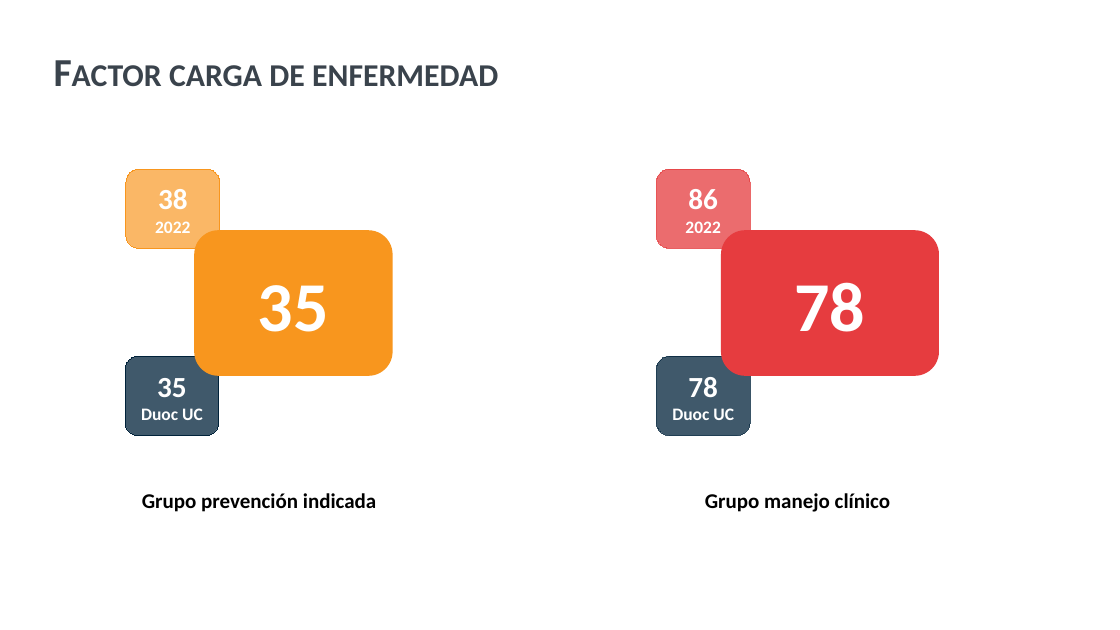
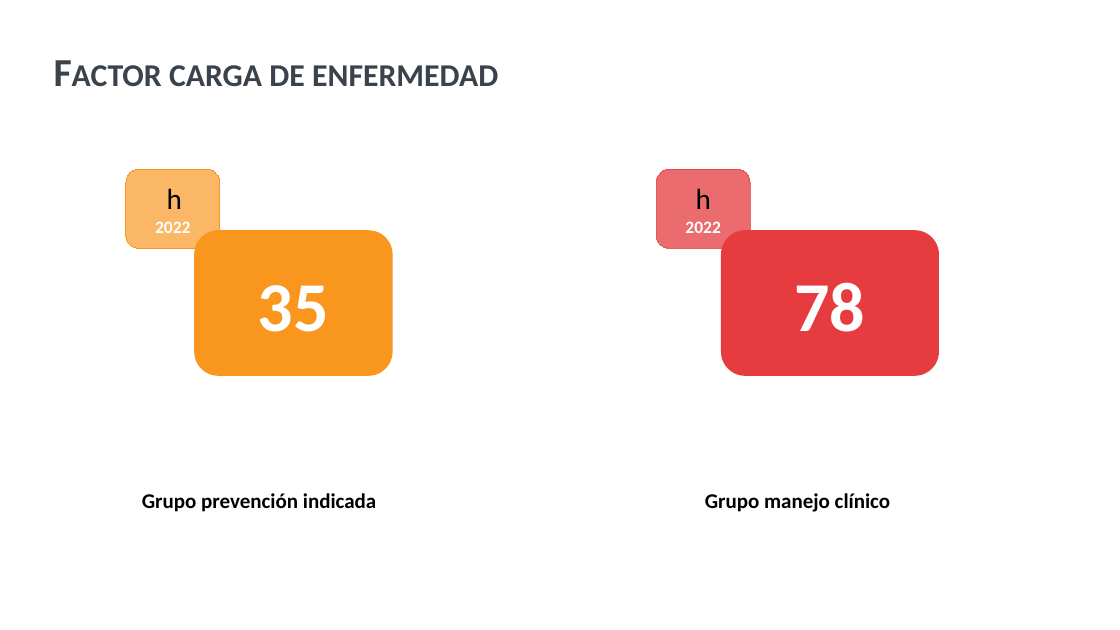
Before and after one commit to SebaValenzuela/RBDUOC2025, a slide deck: slide 25 of reports/templates/template-prueba.pptx. Drawn at 1120x630 pixels with LibreOffice and Linux fonts; fonts in the diff are those of the drawing; background and template pictures are left out. Boxes give left, top, right and bottom in pixels: in the first picture for what was removed or moved away, otherwise in the second. Text is boxed around its words. In the diff, an @@ line names an element or a change of style, - is before the commit and + after.

```diff
--- a/reports/templates/template-prueba.pptx
+++ b/reports/templates/template-prueba.pptx
@@ text in rounded rectangle at [158, 189, 188, 209]: paragraph removed @@
-38
@@ text added at [167, 188, 182, 209], 25 pt, text #000000 @@
+h
@@ text in rounded rectangle at [688, 189, 718, 209]: paragraph removed @@
-86
@@ text added at [696, 188, 711, 209], 25 pt, text #000000 @@
+h
@@ rounded rectangle removed at [125, 356, 219, 435] @@
-35
-Duoc UC
@@ rounded rectangle removed at [656, 356, 750, 435] @@
-78
-Duoc UC
```
Also in this commit, not shown: 13 other slides changed, 12 other files.
